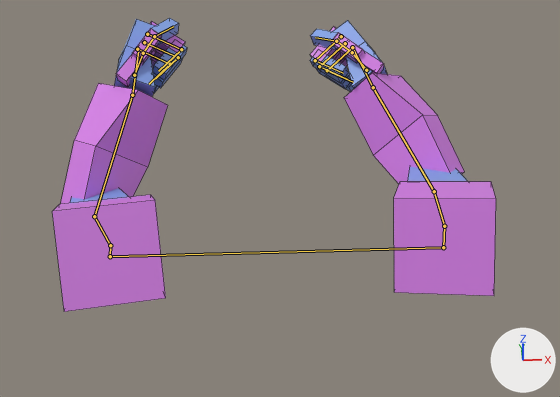
The Blender file assets/raw/arms.blend: old version first, new version second.
Both versions are drawn from a 50 mm lens placed at (-0.18, -4.87, 2.5), pointed at (0.07, 0.18, -0.36). Arrows for +X, +Y and +Z are at lower right; the lights stay in place. Both versions are drawn at frame 28 of the action 'Punch'; the numbers are the values there. The bones that bend it are drawn over the model as lines. Mesh edges are drawn as thin lines.
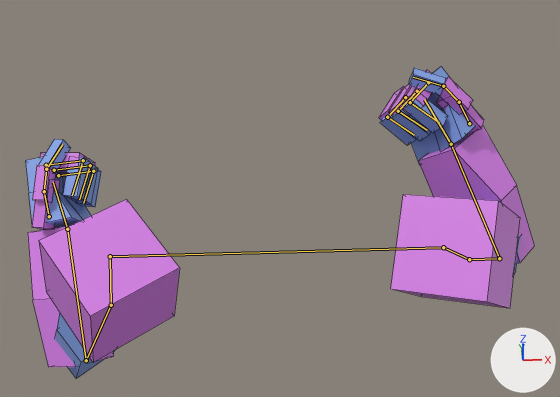
Pixel boxes [x1, y1, x2, y2] of what changed, in the pictures (560 x 397 px):
'Cube', posed (15% wider, 6% taller): before [52, 18, 496, 312]; after [26, 66, 535, 379]
bone 'shoulder_r', root to tip: before (443, 247) to (444, 226); after (443, 247) to (469, 259)
bone 'upper_r', root to tip: before (444, 226) to (434, 191); after (469, 259) to (499, 258)
bone 'lower_r', root to tip: before (434, 191) to (373, 87); after (499, 258) to (451, 144)
bone 'palm_r', root to tip: before (373, 87) to (353, 49); after (451, 144) to (424, 99)
bone 'shoulder_l', root to tip: before (110, 256) to (110, 245); after (110, 256) to (111, 305)
bone 'upper_l', root to tip: before (110, 245) to (94, 216); after (111, 305) to (86, 360)
bone 'lower_l', root to tip: before (94, 216) to (132, 95); after (86, 360) to (67, 229)
bone 'palm_l', root to tip: before (132, 95) to (138, 51); after (67, 229) to (53, 182)

The edits, one by one:
Bone 'shoulder_r' (bone_shoulder_r) turns from (-18, -6, -14) to (-37, -11, -31) degrees about its own x, y and z.
Bone 'upper_r' (bone_upper_r) turns from (6, 2, 8) to (10, 4, 5) degrees about its own x, y and z.
Bone 'lower_r' (bone_lower_r) turns from (49, 11, 58) to (69, -25, 78) degrees about its own x, y and z.
Bone 'palm_r' (bone_palm_r) turns from (-8, 25, -10) to (-65, 66, -71) degrees about its own x, y and z.
Bone 'shoulder_l' (bone_shoulder_l) turns from (-25, 0, 10) to (-66, -7, 36) degrees about its own x, y and z.
Bone 'upper_l' (bone_upper_l) turns from (10, -5, 4) to (12, -8, 4) degrees about its own x, y and z.
Bone 'lower_l' (bone_lower_l) turns from (60, 4, -59) to (79, 30, -67) degrees about its own x, y and z.
Bone 'palm_l' (bone_palm_l) turns from (-14, -34, 29) to (-26, -59, 41) degrees about its own x, y and z.
